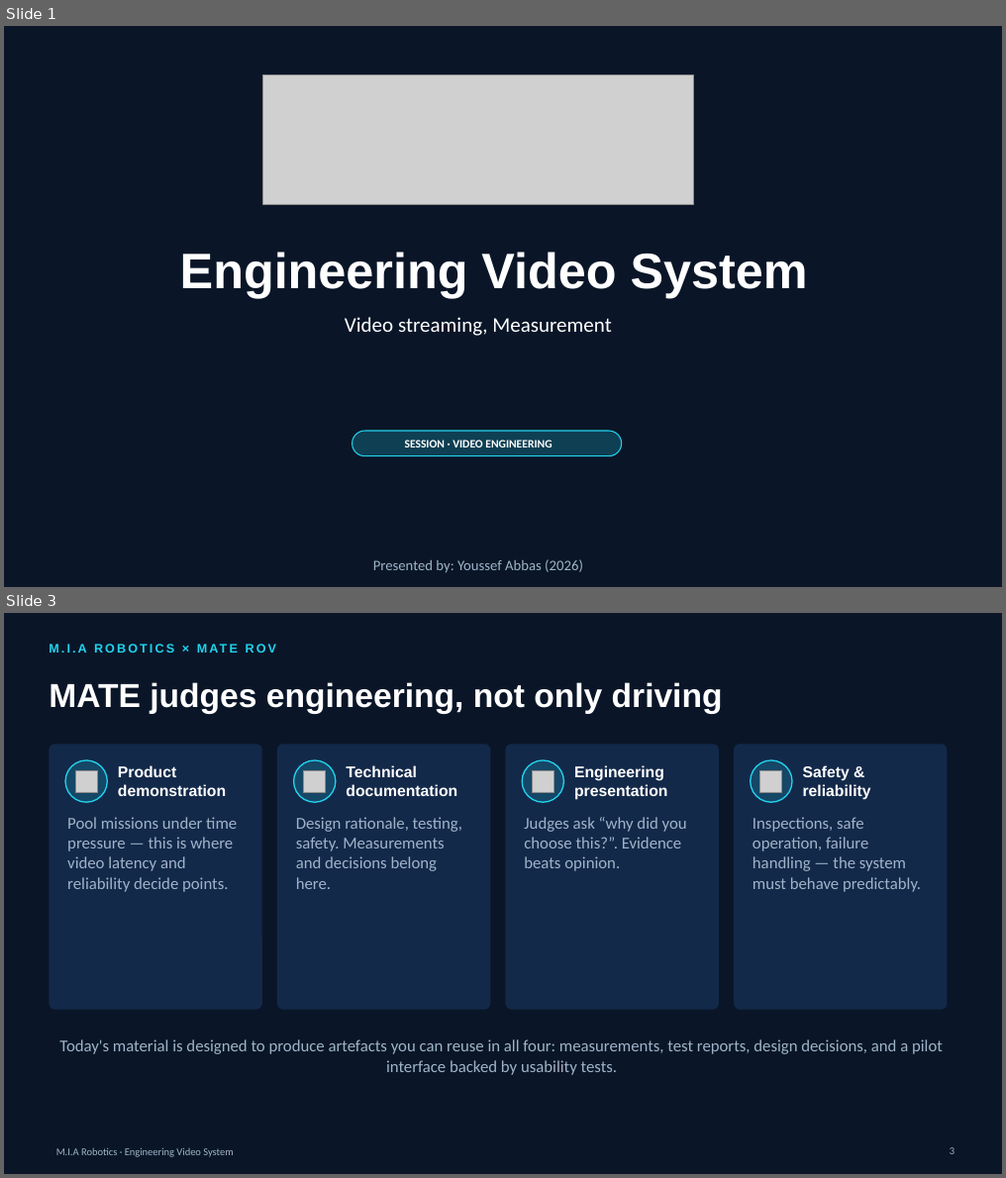
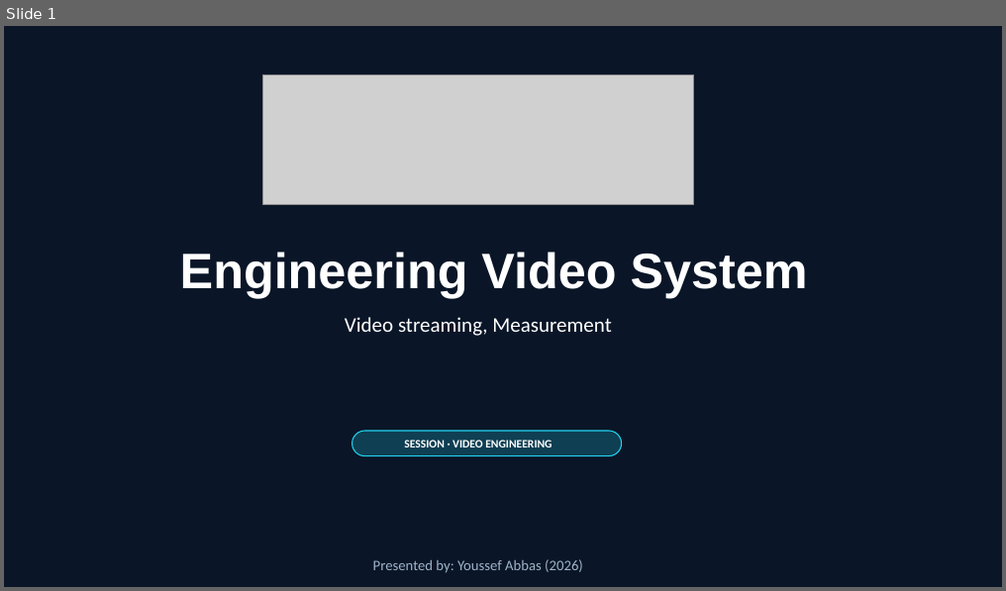
Before and after one commit to YoussefAbbas2001/video-streaming, a slide deck: presentation/MIA_Video_Streaming.pptx. Shown one above the other, each under a label of ours: slides 1 and 3 before the commit, slide 1 after it; the slides between them are not shown. The pictures are 1006x1178 and 1006x591 pixels, drawn with LibreOffice and Linux fonts; fonts in the diff are those of the drawing; grey boxes stand for pictures; background and template pictures are left out. Boxes give left, top, right and bottom in pixels: in the first picture for what was removed or moved away, otherwise in the second. Text is boxed around its words. In the diff, an @@ line names an element or a change of style, - is before the commit and + after.

```diff
--- a/presentation/MIA_Video_Streaming.pptx
+++ b/presentation/MIA_Video_Streaming.pptx
@@ slide 3 removed at <box>4,613,1002,1174</box>, background #0A1628 @@
@@ text removed at <box>49,644,87,653</box> @@
-M.I.A ROBOTICS × MATE ROV
@@ title removed at <box>49,682,723,714</box> @@
-MATE judges engineering, not only driving
@@ rounded rectangle removed at <box>49,744,262,1010</box> @@
@@ ellipse removed at <box>65,761,107,802</box> @@
@@ rounded rectangle removed at <box>277,744,491,1010</box> @@
@@ ellipse removed at <box>294,761,336,802</box> @@
@@ rounded rectangle removed at <box>506,744,719,1010</box> @@
@@ ellipse removed at <box>522,761,564,802</box> @@
@@ rounded rectangle removed at <box>734,744,947,1010</box> @@
@@ ellipse removed at <box>750,761,792,802</box> @@
@@ picture removed at <box>75,770,97,792</box> @@
@@ text removed at <box>118,765,226,796</box> @@
-Product demonstration
@@ picture removed at <box>303,770,325,792</box> @@
@@ text removed at <box>346,765,457,796</box> @@
-Technical documentation
@@ picture removed at <box>532,770,553,792</box> @@
@@ text removed at <box>574,765,667,800</box> @@
-Engineering presentation
@@ picture removed at <box>760,770,782,792</box> @@
@@ text removed at <box>803,765,871,800</box> @@
-Safety & reliability
@@ text removed at <box>67,817,237,892</box> @@
-Pool missions under time pressure — this is where video latency and reliability decide points.
@@ text removed at <box>296,817,462,889</box> @@
-Design rationale, testing, safety. Measurements and decisions belong here.
@@ text removed at <box>524,817,687,871</box> @@
-Judges ask “why did you choose this?”. Evidence beats opinion.
@@ text removed at <box>752,817,921,892</box> @@
-Inspections, safe operation, failure handling — the system must behave predictably.
@@ text removed at <box>59,1040,943,1075</box> @@
-Today's material is designed to produce artefacts you can reuse in all four: measurements, test reports, design decisions, and a pilot interface backed by usability tests.
@@ text removed at <box>56,1149,233,1157</box> @@
-M.I.A Robotics · Engineering Video System
@@ page number removed at <box>949,1148,954,1155</box> @@
-3
```
Also in this commit, not shown: 3 slides changed, 1 other slide removed, 33 other files.
